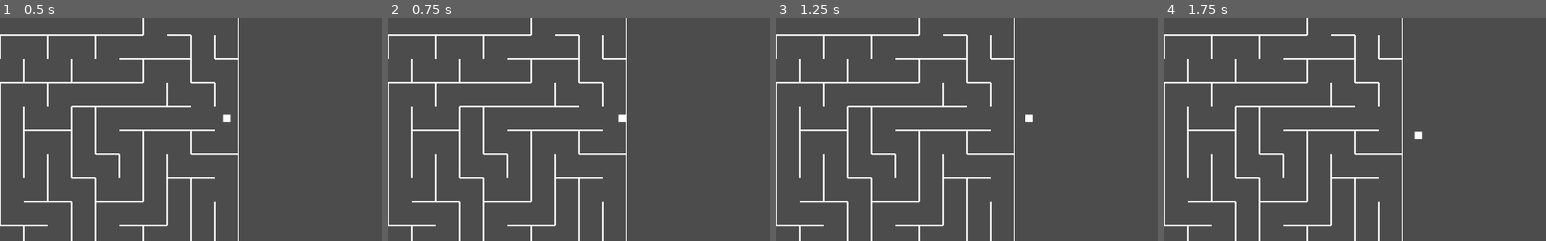
Above: before the commit, frames 1-4 (left to right).
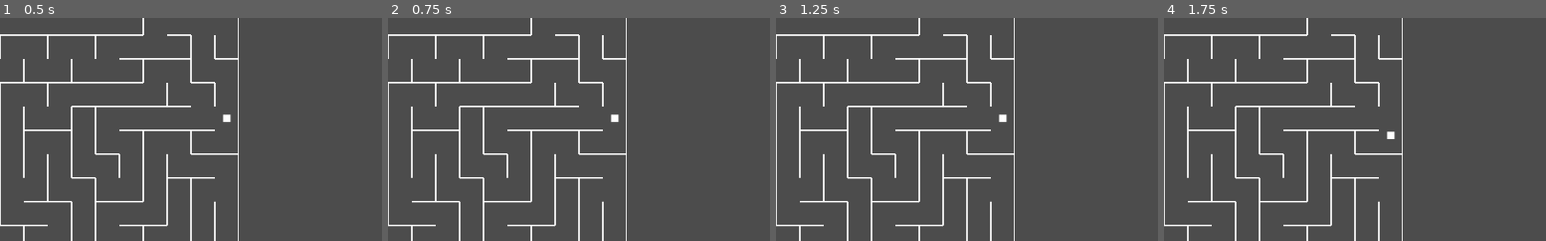
Above: after the commit, the same moments.

Repository: stevenwadejr/Dark-Maze
Game: Godot game, scene res://Maze.tscn
Same seed, same stepped clock (60 frames per second), same inputs: the game is played once before the commit and once after it.
Inputs:
- Up to frame 1 (0.5 s): no input
- Up to frame 2 (0.75 s): tap Enter at 0.5 s; hold Right (ui_right) from 0.53 s (still down)
- Up to frame 3 (1.25 s): keep holding Right (ui_right)
- Up to frame 4 (1.75 s): release Right (ui_right) at 1.28 s; hold Down (ui_down) from 1.28 s (still down)
The pictures show only the part of the screen within x 50-100%, y 1-51%; the shares and areas given below are measured in that part.

Frame 1 is identical in both runs. In frame 2, 0.2% of the frame differs, in the area x 58-63%, y 43-48%; in frame 3, 0.2%, in the area x 58-68%, y 43-48%; in frame 4, 0.2%.

Commit message:
Fix navigation to allow player to move in the center of the cells

Diff:
--- a/Maze.gd
+++ b/Maze.gd
@@ -24,8 +24,8 @@
 	randomize()
 	tile_size = Map.cell_size
 	generate_maze()
+	Player.connect('move', self, '_on_player_move')
 	position_player()
-	Player.connect('move', self, '_on_player_move')
 
 func _on_player_move(player_position):
 	var pos = Map.world_to_map(player_position)
@@ -38,6 +38,7 @@
 		'left': (W & cell_walls) == 0,
 		'right': (E & cell_walls) == 0
 	}
+	print(Player.available_directions)
 
 func check_neighbors(cell, unvisited):
 	var list = []
@@ -76,8 +77,9 @@
 
 func position_player():
 	var init_player_pos = get_random_map_tile()
-	Player.position = Map.map_to_world(init_player_pos) + tile_size / 2
-	Player.current_cell = Map.world_to_map(Player.position)
+	var position = Map.map_to_world(init_player_pos) + tile_size / 2
+	Player.set_init_position(position)
+	Player.current_cell = Map.world_to_map(position)
 
 func get_random_map_tile():
 	var used_cells = Map.get_used_cells()
--- a/Maze.tscn
+++ b/Maze.tscn
@@ -230,6 +230,8 @@
 15/shapes = [  ]
 15/z_index = 0
 
+[sub_resource type="ImageTexture" id=2]
+
 [node name="Maze" type="Node2D"]
 script = ExtResource( 1 )
 
@@ -246,3 +248,6 @@
 position = Vector2( -5, -5 )
 polygon = PoolVector2Array( 0, 0, 10, 0, 10, 10, 0, 10 )
 vertex_colors = PoolColorArray( 1, 1, 1, 1, 1, 1, 1, 1, 1, 1, 1, 1, 1, 1, 1, 1 )
+
+[node name="Light2D" type="Light2D" parent="Player"]
+texture = SubResource( 2 )
--- a/Player.gd
+++ b/Player.gd
@@ -15,11 +15,14 @@
 var cell_center = Vector2()
 var cell_pos = Vector2()
 var velocity = Vector2()
+var player_size = 10
 signal move(player_position)
 
 onready var playerState = PlayerState.new();
 
-func _ready():
+func set_init_position(pos):
+	position = pos
+	print(get_global_position())
 	emit_signal("move", get_global_position())
 
 func get_input():
@@ -40,22 +43,22 @@
 		playerState.handleDirectionPressed(PlayerState.DIRECTION.DOWN);
 
 	velocity = Vector2()
-	if Input.is_action_pressed('ui_right'):
+	if Input.is_action_pressed('ui_right') && position.y == cell_center.y:
 		ui_pressed = true
 		velocity.x += 1
-	if Input.is_action_pressed('ui_left'):
+	if Input.is_action_pressed('ui_left') && position.y == cell_center.y:
 		ui_pressed = true
 		velocity.x -= 1
-	if Input.is_action_pressed('ui_up'):
+	if Input.is_action_pressed('ui_up') && position.x == cell_center.x:
 		ui_pressed = true
 		velocity.y -= 1
-	if Input.is_action_pressed('ui_down'):
+	if Input.is_action_pressed('ui_down') && position.x == cell_center.x:
 		ui_pressed = true
 		velocity.y += 1
 
-
-	velocity = velocity.normalized() * speed
-	emit_signal("move", get_global_position())
+	if ui_pressed:
+		velocity = velocity.normalized() * speed
+		emit_signal("move", get_global_position())
 
 func set_current_cell(cell):
 	current_cell = cell
@@ -63,11 +66,15 @@
 	cell_pos = (cell * size)
 	cell_center = (cell * size) + Vector2(half_size, half_size)
 
-func _physics_process(delta):
+func _process(delta):
 	get_input()
 	position += velocity * delta
 
 	if available_directions.up == false:
-		position.y = clamp(position.y, cell_center.y, cell_pos.y + size)
+		position.y = clamp(position.y, cell_center.y, cell_center.y + (size / 2))
 	if available_directions.down == false:
-		position.y = clamp(position.y, cell_pos.y + size, cell_center.y)
+		position.y = clamp(position.y, cell_center.y - (size / 2) - 1, cell_center.y)
+	if available_directions.left == false:
+		position.x = clamp(position.x, cell_center.x, cell_center.x + (size / 2))
+	if available_directions.right == false:
+		position.x = clamp(position.x, cell_center.x - (size / 2) - 1, cell_center.x)
Not shown: 1 places in Maze.tscn that only renumber resources
